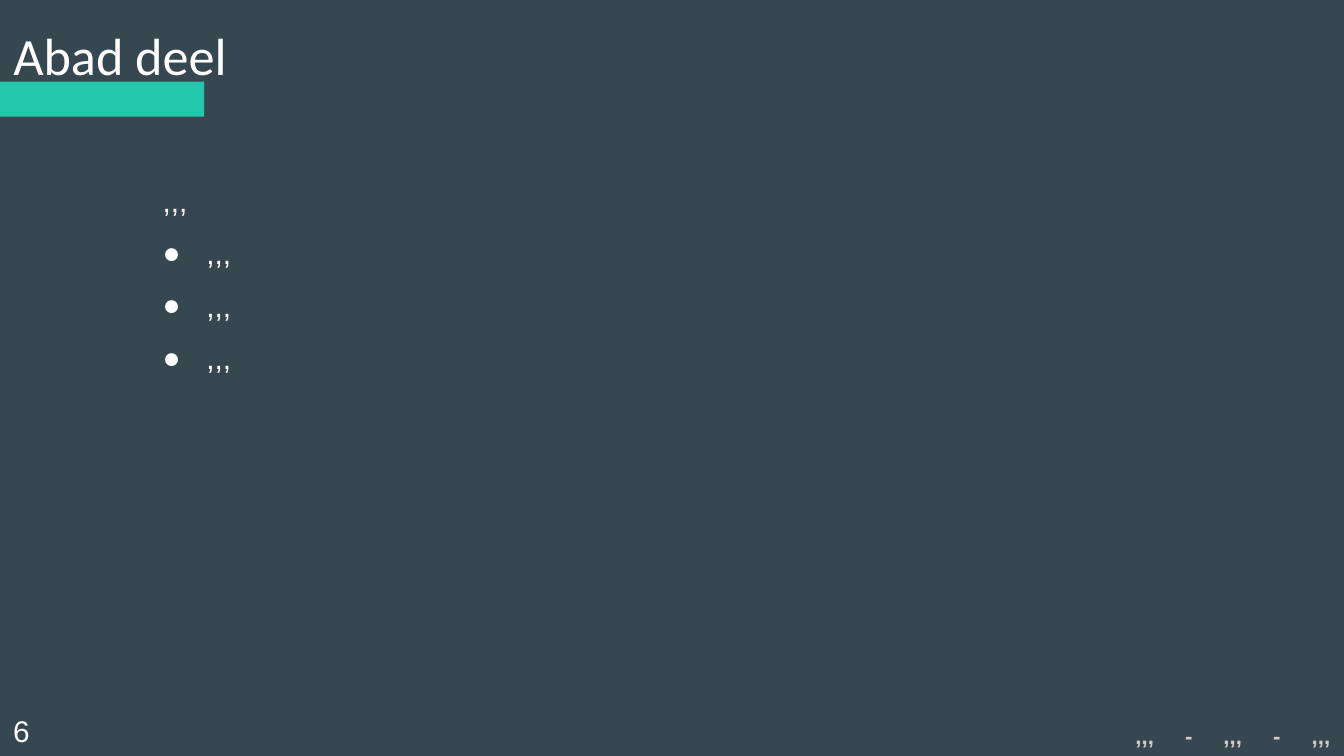
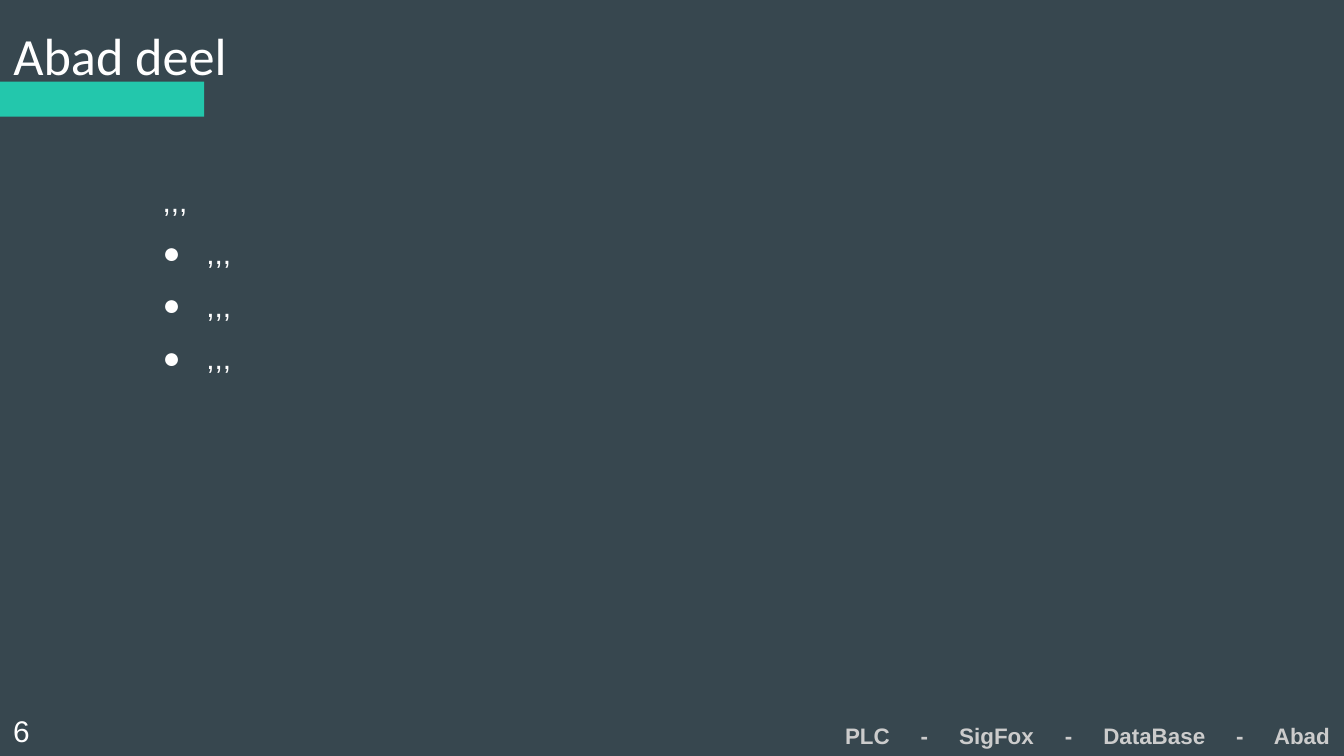
Before and after one commit to Koffiejoe/IA-EnOcean, a slide deck: slide 6 of Presentaties/3Wekelijkse PowerPoint/nieuweppt.pptx. Drawn at 1344x756 pixels with LibreOffice and Linux fonts; fonts in the diff are those of the drawing. Boxes give left, top, right and bottom in pixels: in the first picture for what was removed or moved away, otherwise in the second. Text is boxed around its words. In the diff, an @@ line names an element or a change of style, - is before the commit and + after.

```diff
--- a/Presentaties/3Wekelijkse PowerPoint/nieuweppt.pptx
+++ b/Presentaties/3Wekelijkse PowerPoint/nieuweppt.pptx
@@ text removed at bbox=[780, 715, 1344, 755] @@
-,,, - ,,, - ,,,
@@ text added at bbox=[845, 728, 1330, 749], 12 pt, text #CCCCCC, bold @@
+PLC - SigFox - DataBase - Abad
```
Also in this commit, not shown: 4 other slides changed.
